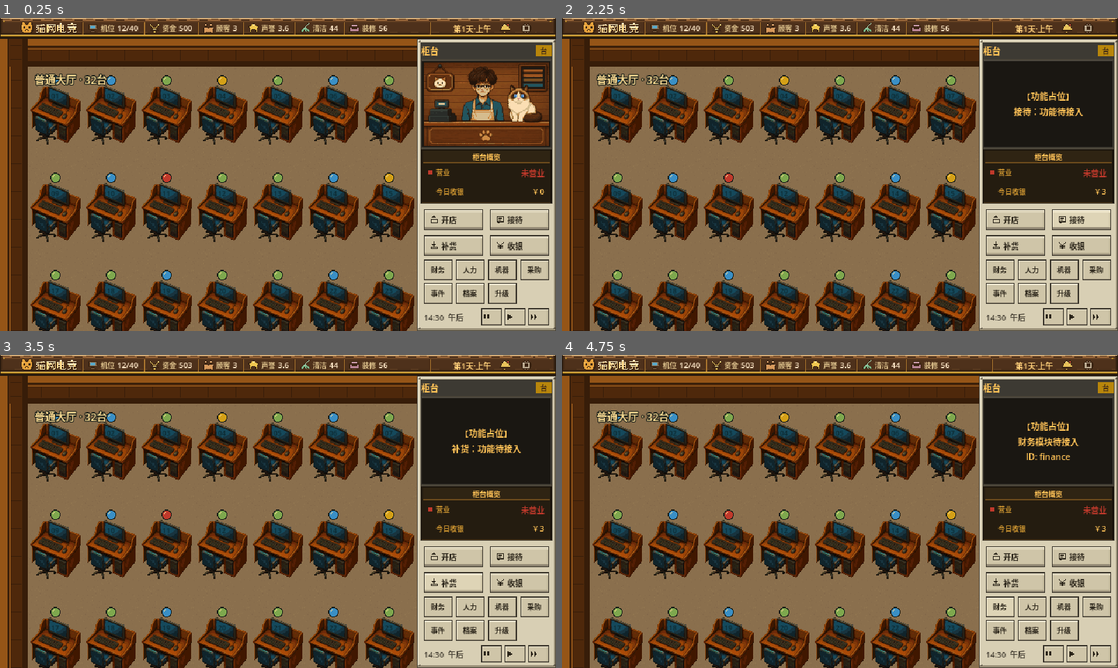
Above: before the commit, frames 1-4 (two rows, left to right).
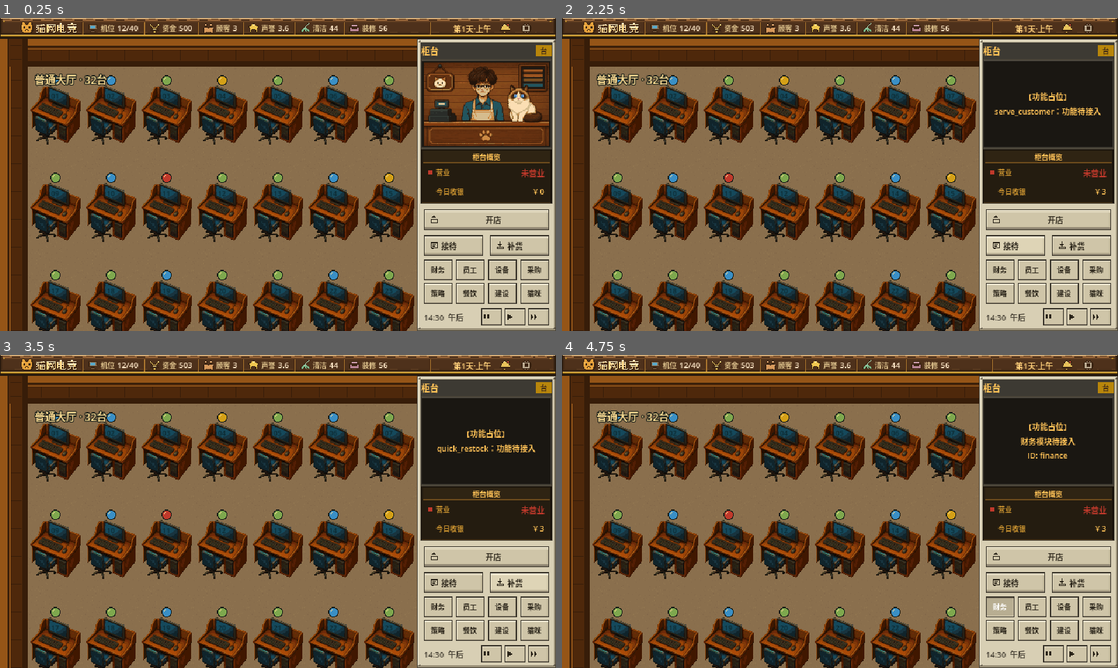
Above: after the commit, the same moments.

Repository: knightmiao/internet-cafe-godot
Game: Godot game, scene res://scenes/main.tscn
Same seed, same stepped clock (60 frames per second), same inputs: the game is played once before the commit and once after it.
Inputs (mouse positions are in pixels of both pictures, inside the frame that each line leads up to):
- Up to frame 1 (0.25 s): no input
- Up to frame 2 (2.25 s): click "开店" at 0.5 s; click "打烊" at 1.25 s; click "接待" at 2 s
- Up to frame 3 (3.5 s): click "补货" at 2.75 s
- Up to frame 4 (4.75 s): click (1079, 583) at 3.5 s, where only the run before the commit has a clickable "收银"; click "财务" at 4.25 s

The runs differ from the first frame. In frame 1, 0.6% of the frame differs, in the area x 77-99%, y 61-92%; in frame 2, 1.1%; in frame 3, 1.1%; in frame 4, 1.4%, in the area x 76-99%, y 21-92%.

Commit message:
拆分右栏展示组件并保留复古布局
OperationPanel 独立负责标题、特写、琥珀概览、上下文动作和模块键渲染，主控制器只绑定业务数据与语义动作。

Co-authored-by: Cursor <cursoragent@cursor.com>

Diff:
--- a/godot/scenes/main.tscn
+++ b/godot/scenes/main.tscn
@@ -1,8 +1,9 @@
-[gd_scene load_steps=4 format=3]
+[gd_scene load_steps=5 format=3]
 
 [ext_resource type="Script" path="res://scripts/main.gd" id="1_main"]
 [ext_resource type="Script" path="res://scripts/topbar.gd" id="4_topbar"]
 [ext_resource type="PackedScene" path="res://scenes/maps/initial_cafe.tscn" id="5_cafe"]
+[ext_resource type="Script" path="res://scripts/ui/operation_panel.gd" id="6_operation"]
 
 [node name="Main" type="Control"]
 layout_mode = 3
@@ -46,3 +47,4 @@
 [node name="OperationPanel" type="PanelContainer" parent="Body"]
 custom_minimum_size = Vector2(160, 336)
 layout_mode = 2
+script = ExtResource("6_operation")
--- a/godot/scripts/main.gd
+++ b/godot/scripts/main.gd
@@ -9,6 +9,7 @@
 const INK := Color("#2a1d12")
 const OPEN_GREEN := Color("#7ea84e")
 const CLOSED_RED := Color("#c0392b")
+const OPERATION_DATA_PATH := "res://data/operation_modules.json"
 
 # 操作区复古电脑皮肤：琥珀单色屏 + 米白塑料键帽
 const AMBER_LABEL := Color("#c8912f")
@@ -51,7 +52,7 @@
 @onready var topbar: PanelContainer = $TopBar
 @onready var stage_container: SubViewportContainer = $Body/Stage
 @onready var stage_controller: StageController = $Body/Stage/SubViewport/InitialCafe
-@onready var operation_panel: PanelContainer = $Body/OperationPanel
+@onready var operation_panel: OperationPanelUI = $Body/OperationPanel
 
 var money: float = 500.0
 var is_open: bool = false
@@ -64,6 +65,9 @@
 var selected_decor_slot := -1
 var selected_decor_cursor := 0
 var selected_decor_options: Array = []
+var operation_data: Dictionary = {}
+var operation_modules: Array = []
+var operation_modules_by_id: Dictionary = {}
 
 var title_label: Label
 var badge_label: Label
@@ -78,12 +82,39 @@
 
 func _ready() -> void:
 	_connect_stage()
-	_build_operation_panel()
+	_load_operation_data()
+	_bind_operation_panel()
 	_show_counter()
 	topbar.set_unread(true)
 	topbar.notify_clicked.connect(func(): _show_placeholder("通知与待办列表待接入"))
 	topbar.settings_clicked.connect(func(): _show_placeholder("设置面板待接入"))
 	_update_topbar()
+
+
+func _load_operation_data() -> void:
+	var file := FileAccess.open(OPERATION_DATA_PATH, FileAccess.READ)
+	assert(file != null, "无法读取操作区目录：%s" % OPERATION_DATA_PATH)
+	var parsed = JSON.parse_string(file.get_as_text())
+	assert(parsed is Dictionary and parsed["modules"].size() == 8)
+	operation_data = parsed
+	operation_modules = operation_data["modules"]
+	for module in operation_modules:
+		operation_modules_by_id[str(module["id"])] = module
+
+
+func _bind_operation_panel() -> void:
+	title_label = operation_panel.title_label
+	badge_label = operation_panel.badge_label
+	portrait_texture = operation_panel.portrait_texture
+	portrait_label = operation_panel.portrait_label
+	overview_title = operation_panel.overview_title
+	stat_keys = operation_panel.stat_keys
+	stat_values = operation_panel.stat_values
+	stat_lamps = operation_panel.stat_lamps
+	action_buttons = operation_panel.action_buttons
+	operation_panel.configure_modules(operation_modules)
+	operation_panel.action_requested.connect(_on_action_requested)
+	operation_panel.module_requested.connect(_open_module)
 
 
 func _connect_stage() -> void:
@@ -348,7 +379,7 @@
 		_action("serve_customer", "接待"),
 		_action("quick_restock", "补货"),
 		_action("checkout", "收银"),
-	])
+	], true)
 
 
 func _show_pc(index: int) -> void:
@@ -567,47 +598,16 @@
 
 
 func _set_overview(title: String, rows: Array) -> void:
-	overview_title.text = title
-	var row_h := 22 if rows.size() <= 2 else 14
-	for i in range(stat_keys.size()):
-		var row_node := stat_keys[i].get_parent()
-		if i < rows.size():
-			var row: Dictionary = rows[i]
-			stat_keys[i].text = str(row["key"])
-			stat_values[i].text = str(row["value"])
-			stat_lamps[i].color = row.get("lamp", Color.TRANSPARENT)
-			if row.has("value_color"):
-				stat_values[i].add_theme_color_override("font_color", row["value_color"])
-			else:
-				stat_values[i].add_theme_color_override("font_color", AMBER_VALUE)
-			row_node.custom_minimum_size.y = row_h
-			row_node.visible = true
-		else:
-			row_node.visible = false
+	operation_panel.set_overview(title, rows)
 
 
 func _action(id: String, label: String, enabled: bool = true, icon: String = "") -> Dictionary:
 	return {"id": id, "label": label, "enabled": enabled, "icon": icon}
 
 
-func _set_actions(actions: Array) -> void:
-	current_action_ids.clear()
-	for i in range(action_buttons.size()):
-		var button := action_buttons[i]
-		if i < actions.size():
-			var action: Dictionary = actions[i]
-			var action_id := str(action["id"])
-			button.text = str(action["label"])
-			button.disabled = not action.get("enabled", true)
-			button.visible = true
-			button.icon = _action_icon(action_id, str(action.get("icon", "")))
-			current_action_ids.append(action_id)
-		else:
-			button.text = ""
-			button.icon = null
-			button.disabled = true
-			button.visible = false
-			current_action_ids.append("")
+func _set_actions(actions: Array, counter_layout := false) -> void:
+	operation_panel.set_actions(actions, counter_layout)
+	action_buttons = operation_panel.action_buttons
 
 
 func _action_icon(action_id: String, override_name: String) -> Texture2D:
@@ -617,10 +617,7 @@
 	return load("res://assets/ui/icons/%s.png" % icon_name)
 
 
-func _on_context_action(index: int) -> void:
-	if index < 0 or index >= current_action_ids.size():
-		return
-	var action_id := current_action_ids[index]
+func _on_action_requested(action_id: String) -> void:
 	match action_id:
 		"toggle_shop":
 			is_open = not is_open
@@ -635,10 +632,18 @@
 			stage_controller.set_decor_preview(false)
 			_show_counter()
 		_:
-			_show_placeholder("%s：功能待接入" % action_buttons[index].text)
-
-
-func _open_module(module_id: String, module_name: String) -> void:
+			_show_placeholder("%s：功能待接入" % action_id)
+
+
+func _on_context_action(index: int) -> void:
+	# 兼容旧场景/测试入口；实际按钮由 OperationPanelUI 直接发送语义 action_id。
+	if index >= 0 and index < action_buttons.size():
+		_on_action_requested(str(action_buttons[index].get_meta("action_id", "")))
+
+
+func _open_module(module_id: String, module_name := "") -> void:
+	if module_name.is_empty() and operation_modules_by_id.has(module_id):
+		module_name = str(operation_modules_by_id[module_id]["label"])
 	if module_id == "upgrade":
 		stage_controller.set_decor_preview(true)
 		_show_placeholder(
--- /dev/null
+++ b/godot/scripts/ui/operation_panel.gd
@@ -0,0 +1,377 @@
+extends PanelContainer
+class_name OperationPanelUI
+
+signal action_requested(action_id: String)
+signal module_requested(module_id: String)
+
+const GOLD := Color("#b8860b")
+const PANEL := Color("#3f2a18")
+const AMBER_LABEL := Color("#c8912f")
+const AMBER_VALUE := Color("#ffc257")
+const AMBER_HEAD := Color("#2f2413")
+const AMBER_LINE := Color("#6b4a1c")
+const CRT_FRAME := Color("#3d3a33")
+const KEY_TEXT := Color("#2a2419")
+const KEY_TEXT_OFF := Color("#5c584f")
+const CASE_INK := Color("#4a4438")
+
+const ACTION_ICONS := {
+	"open_shop": "shop_open", "stop_admission": "shop_close",
+	"close_settlement": "cash", "opening_check": "inventory",
+	"review_report": "details", "focus_reception": "serve",
+	"focus_checkout": "cash", "back_module": "remove",
+	"toggle_shop": "shop_open", "serve_customer": "serve",
+	"quick_restock": "restock", "checkout": "cash",
+	"pc_power": "power", "pc_clean": "clean", "pc_repair": "repair",
+	"pc_details": "details", "customer_respond": "serve",
+	"customer_checkout": "cash", "customer_membership": "member",
+	"customer_remove": "remove", "shelf_restock": "restock",
+	"shelf_inventory": "inventory", "shelf_pricing": "pricing",
+	"shelf_promotion": "promotion", "area_preview": "preview",
+	"area_plan": "plan", "area_requirements": "lock",
+	"decor_prev": "plan", "decor_buy_install": "cash",
+	"decor_next": "details", "decor_exit": "remove",
+}
+
+var title_label: Label
+var badge_label: Label
+var portrait_texture: TextureRect
+var portrait_label: Label
+var overview_title: Label
+var stat_keys: Array[Label] = []
+var stat_values: Array[Label] = []
+var stat_lamps: Array[ColorRect] = []
+var action_buttons: Array[Button] = []
+var module_buttons: Dictionary = {}
+
+var _normal_actions: GridContainer
+var _normal_buttons: Array[Button] = []
+var _counter_actions: VBoxContainer
+var _counter_buttons: Array[Button] = []
+var _module_grid: GridContainer
+
+
+func _ready() -> void:
+	_build()
+
+
+func _build() -> void:
+	add_theme_stylebox_override("panel", _texture_box("panel_case.png", 4))
+	var column := VBoxContainer.new()
+	column.add_theme_constant_override("separation", 0)
+	add_child(column)
+
+	var title_bar := PanelContainer.new()
+	title_bar.custom_minimum_size.y = 20
+	title_bar.add_theme_stylebox_override("panel", _box(CRT_FRAME, CASE_INK, 1))
+	var title_row := HBoxContainer.new()
+	title_row.add_theme_constant_override("separation", 4)
+	title_bar.add_child(title_row)
+	title_label = _label("柜台", 10, AMBER_VALUE)
+	title_label.size_flags_horizontal = Control.SIZE_EXPAND_FILL
+	title_row.add_child(title_label)
+	badge_label = _label("台", 8, PANEL)
+	badge_label.custom_minimum_size.x = 18
+	badge_label.horizontal_alignment = HORIZONTAL_ALIGNMENT_CENTER
+	badge_label.add_theme_stylebox_override("normal", _box(GOLD, Color.TRANSPARENT))
+	title_row.add_child(badge_label)
+	column.add_child(title_bar)
+
+	var portrait := PanelContainer.new()
+	portrait.custom_minimum_size.y = 102
+	portrait.add_theme_stylebox_override("panel", _texture_box("screen_frame.png", 3))
+	var portrait_content := Control.new()
+	portrait_content.mouse_filter = Control.MOUSE_FILTER_IGNORE
+	portrait.add_child(portrait_content)
+	portrait_texture = TextureRect.new()
+	portrait_texture.set_anchors_and_offsets_preset(Control.PRESET_FULL_RECT)
+	portrait_texture.expand_mode = TextureRect.EXPAND_IGNORE_SIZE
+	portrait_texture.stretch_mode = TextureRect.STRETCH_KEEP_ASPECT_CENTERED
+	portrait_texture.texture_filter = CanvasItem.TEXTURE_FILTER_NEAREST
+	portrait_texture.mouse_filter = Control.MOUSE_FILTER_IGNORE
+	portrait_content.add_child(portrait_texture)
+	portrait_label = _label("", 9, AMBER_VALUE)
+	portrait_label.set_anchors_and_offsets_preset(Control.PRESET_FULL_RECT)
+	portrait_label.horizontal_alignment = HORIZONTAL_ALIGNMENT_CENTER
+	portrait_label.vertical_alignment = VERTICAL_ALIGNMENT_CENTER
+	portrait_label.autowrap_mode = TextServer.AUTOWRAP_WORD_SMART
+	portrait_label.mouse_filter = Control.MOUSE_FILTER_IGNORE
+	portrait_content.add_child(portrait_label)
+	column.add_child(portrait)
+
+	var overview := PanelContainer.new()
+	overview.custom_minimum_size.y = 64
+	overview.add_theme_stylebox_override("panel", _texture_box("amber_frame.png", 3))
+	var overview_col := VBoxContainer.new()
+	overview_col.add_theme_constant_override("separation", 0)
+	overview.add_child(overview_col)
+	var overview_head := PanelContainer.new()
+	overview_head.custom_minimum_size.y = 14
+	overview_head.add_theme_stylebox_override("panel", _box(AMBER_HEAD, AMBER_LINE, 0, 0, 1))
+	overview_title = _label("经营概览", 8, AMBER_VALUE)
+	overview_title.horizontal_alignment = HORIZONTAL_ALIGNMENT_CENTER
+	overview_title.vertical_alignment = VERTICAL_ALIGNMENT_CENTER
+	overview_head.add_child(overview_title)
+	overview_col.add_child(overview_head)
+	var rows := VBoxContainer.new()
+	rows.size_flags_vertical = Control.SIZE_EXPAND_FILL
+	rows.add_theme_constant_override("separation", 0)
+	rows.alignment = BoxContainer.ALIGNMENT_CENTER
+	for _i in range(3):
+		var row := HBoxContainer.new()
+		row.custom_minimum_size.y = 14
+		row.add_theme_constant_override("separation", 4)
+		var lamp := ColorRect.new()
+		lamp.custom_minimum_size = Vector2(5, 5)
+		lamp.size_flags_vertical = Control.SIZE_SHRINK_CENTER
+		lamp.color = Color.TRANSPARENT
+		stat_lamps.append(lamp)
+		row.add_child(lamp)
+		var key := _label("", 8, AMBER_LABEL)
+		key.size_flags_horizontal = Control.SIZE_EXPAND_FILL
+		stat_keys.append(key)
+		row.add_child(key)
+		var value := _label("", 9, AMBER_VALUE)
+		value.horizontal_alignment = HORIZONTAL_ALIGNMENT_RIGHT
+		stat_values.append(value)
+		row.add_child(value)
+		rows.add_child(row)
+	var rows_wrap := MarginContainer.new()
+	rows_wrap.size_flags_vertical = Control.SIZE_EXPAND_FILL
+	rows_wrap.add_theme_constant_override("margin_left", 6)
+	rows_wrap.add_theme_constant_override("margin_right", 6)
+	rows_wrap.add_child(rows)
+	overview_col.add_child(rows_wrap)
+	column.add_child(overview)
+
+	var actions_wrap := MarginContainer.new()
+	actions_wrap.custom_minimum_size.y = 64
+	for pair in [["margin_top", 6], ["margin_bottom", 4], ["margin_left", 4], ["margin_right", 4]]:
+		actions_wrap.add_theme_constant_override(pair[0], pair[1])
+	var action_stack := Control.new()
+	actions_wrap.add_child(action_stack)
+	_normal_actions = GridContainer.new()
+	_normal_actions.set_anchors_and_offsets_preset(Control.PRESET_FULL_RECT)
+	_normal_actions.columns = 2
+	_normal_actions.add_theme_constant_override("h_separation", 8)
+	_normal_actions.add_theme_constant_override("v_separation", 6)
+	for _i in range(4):
+		_normal_buttons.append(_make_action_button(Vector2(68, 24), _normal_actions))
+	action_stack.add_child(_normal_actions)
+	_counter_actions = VBoxContainer.new()
+	_counter_actions.set_anchors_and_offsets_preset(Control.PRESET_FULL_RECT)
+	_counter_actions.add_theme_constant_override("separation", 6)
+	var primary := _make_action_button(Vector2(144, 24), _counter_actions)
+	primary.alignment = HORIZONTAL_ALIGNMENT_CENTER
+	var secondary := HBoxContainer.new()
+	secondary.add_theme_constant_override("separation", 8)
+	_counter_actions.add_child(secondary)
+	_counter_buttons.append(primary)
+	_counter_buttons.append(_make_action_button(Vector2(68, 24), secondary))
+	_counter_buttons.append(_make_action_button(Vector2(68, 24), secondary))
+	action_stack.add_child(_counter_actions)
+	column.add_child(actions_wrap)
+
+	var modules_wrap := MarginContainer.new()
+	modules_wrap.custom_minimum_size.y = 78
+	modules_wrap.add_theme_constant_override("margin_left", 4)
+	modules_wrap.add_theme_constant_override("margin_right", 4)
+	var modules := VBoxContainer.new()
+	modules.add_theme_constant_override("separation", 4)
+	_module_grid = GridContainer.new()
+	_module_grid.columns = 4
+	_module_grid.add_theme_constant_override("h_separation", 4)
+	_module_grid.add_theme_constant_override("v_separation", 3)
+	modules.add_child(_module_grid)
+	var time_row := HBoxContainer.new()
+	time_row.custom_minimum_size.y = 22
+	time_row.add_theme_constant_override("separation", 3)
+	var clock := _label("14:30  午后", 9, CASE_INK)
+	clock.size_flags_horizontal = Control.SIZE_EXPAND_FILL
+	clock.vertical_alignment = VERTICAL_ALIGNMENT_CENTER
+	time_row.add_child(clock)
+	for data in [
+		{"icon": "tp_pause", "tip": "暂停"},
+		{"icon": "tp_play", "tip": "正常速度"},
+		{"icon": "tp_fast", "tip": "快进"},
+	]:
+		var control := Button.new()
+		control.icon = load("res://assets/ui/icons/%s.png" % data["icon"])
+		control.tooltip_text = str(data["tip"])
+		control.custom_minimum_size = Vector2(24, 20)
+		control.size_flags_vertical = Control.SIZE_SHRINK_CENTER
+		_apply_keycap_style(control, "modkey", 2)
+		time_row.add_child(control)
+	modules.add_child(time_row)
+	modules_wrap.add_child(modules)
+	column.add_child(modules_wrap)
+	set_counter_layout(false)
+	action_buttons = _normal_buttons
+
+
+func _make_action_button(minimum: Vector2, parent: Container) -> Button:
+	var button := Button.new()
+	button.custom_minimum_size = minimum
+	button.size_flags_vertical = Control.SIZE_SHRINK_CENTER
+	button.add_theme_font_size_override("font_size", 9)
+	button.add_theme_constant_override("h_separation", 3)
+	button.alignment = HORIZONTAL_ALIGNMENT_LEFT
+	_apply_keycap_style(button, "key", 4, 7)
+	button.pressed.connect(_on_action_pressed.bind(button))
+	parent.add_child(button)
+	return button
+
+
+func configure_modules(modules: Array) -> void:
+	for child in _module_grid.get_children():
+		child.free()
+	module_buttons.clear()
+	for module in modules:
+		var button := Button.new()
+		var module_id := str(module["id"])
+		button.text = str(module["label"])
+		var icon_path := "res://assets/ui/icons/%s.png" % module["icon"]
+		button.icon = load(icon_path) if ResourceLoader.exists(icon_path) else null
+		button.custom_minimum_size = Vector2(33, 24)
+		button.size_flags_vertical = Control.SIZE_SHRINK_CENTER
+		button.add_theme_font_size_override("font_size", 8)
+		button.add_theme_constant_override("h_separation", 1)
+		button.tooltip_text = str(module["summary"])
+		button.toggle_mode = true
+		_apply_keycap_style(button, "modkey", 2)
+		button.pressed.connect(_on_module_pressed.bind(module_id))
+		_module_grid.add_child(button)
+		module_buttons[module_id] = button
+
+
+func set_active_module(module_id: String) -> void:
+	for id in module_buttons:
+		(module_buttons[id] as Button).set_pressed_no_signal(str(id) == module_id)
+
+
+func set_title(text: String, badge: String) -> void:
+	title_label.text = text
+	badge_label.text = badge
+
+
+func show_portrait(path: String) -> void:
+	portrait_texture.texture = load(path) if not path.is_empty() else null
+	portrait_texture.visible = not path.is_empty()
+	portrait_label.visible = path.is_empty()
+
+
+func show_portrait_text(text: String) -> void:
+	portrait_texture.visible = false
+	portrait_label.visible = true
+	portrait_label.text = text
+
+
+func set_overview(title: String, rows: Array) -> void:
+	overview_title.text = title
+	var row_h := 22 if rows.size() <= 2 else 14
+	for i in range(stat_keys.size()):
+		var row_node := stat_keys[i].get_parent()
+		if i < rows.size():
+			var row: Dictionary = rows[i]
+			stat_keys[i].text = str(row["key"])
+			stat_values[i].text = str(row["value"])
+			stat_lamps[i].color = row.get("lamp", Color.TRANSPARENT)
+			stat_values[i].add_theme_color_override(
+				"font_color", row.get("value_color", AMBER_VALUE)
+			)
+			row_node.custom_minimum_size.y = row_h
+			row_node.visible = true
+		else:
+			row_node.visible = false
+
+
+func set_actions(actions: Array, counter_layout := false) -> void:
+	set_counter_layout(counter_layout)
+	action_buttons = _counter_buttons if counter_layout else _normal_buttons
+	for i in range(action_buttons.size()):
+		var button := action_buttons[i]
+		if i < actions.size():
+			var action: Dictionary = actions[i]
+			var action_id := str(action["id"])
+			button.text = str(action["label"])
+			button.disabled = not action.get("enabled", true)
+			button.visible = true
+			button.set_meta("action_id", action_id)
+			button.icon = _action_icon(action_id, str(action.get("icon", "")))
+		else:
+			button.text = ""
+			button.icon = null
+			button.disabled = true
+			button.visible = false
+			button.set_meta("action_id", "")
+
+
+func set_counter_layout(enabled: bool) -> void:
+	_counter_actions.visible = enabled
+	_normal_actions.visible = not enabled
+
+
+func _on_action_pressed(button: Button) -> void:
+	var action_id := str(button.get_meta("action_id", ""))
+	if not action_id.is_empty():
+		action_requested.emit(action_id)
+
+
+func _on_module_pressed(module_id: String) -> void:
+	module_requested.emit(module_id)
+
+
+func _action_icon(action_id: String, override_name: String) -> Texture2D:
+	var icon_name := override_name if not override_name.is_empty() else str(ACTION_ICONS.get(action_id, "details"))
+	return load("res://assets/ui/icons/%s.png" % icon_name)
+
+
+func _label(text: String, size: int, color: Color) -> Label:
+	var label := Label.new()
+	label.text = text
+	label.add_theme_font_size_override("font_size", size)
+	label.add_theme_color_override("font_color", color)
+	return label
+
+
+func _texture_box(file: String, margin: int, pad_left: int = -1) -> StyleBoxTexture:
+	var style := StyleBoxTexture.new()
+	style.texture = load("res://assets/ui/panel/" + file)
+	for side in [SIDE_LEFT, SIDE_TOP, SIDE_RIGHT, SIDE_BOTTOM]:
+		style.set_texture_margin(side, margin)
+	if pad_left >= 0:
+		style.set_content_margin(SIDE_LEFT, pad_left)
+	return style
+
+
+func _apply_keycap_style(button: Button, prefix: String, margin: int, pad_left: int = -1) -> void:
+	for name in ["font_color", "font_hover_color", "font_pressed_color"]:
+		button.add_theme_color_override(name, KEY_TEXT)
+	button.add_theme_color_override("font_disabled_color", KEY_TEXT_OFF)
+	for name in ["icon_normal_color", "icon_hover_color", "icon_pressed_color"]:
+		button.add_theme_color_override(name, KEY_TEXT)
+	button.add_theme_color_override("icon_disabled_color", KEY_TEXT_OFF)
+	for state in ["normal", "hover", "pressed"]:
+		button.add_theme_stylebox_override(
+			state, _texture_box("%s_%s.png" % [prefix, state], margin, pad_left)
+		)
+	var disabled_file := "%s_disabled.png" % prefix
+	if not ResourceLoader.exists("res://assets/ui/panel/" + disabled_file):
+		disabled_file = "%s_pressed.png" % prefix
+	button.add_theme_stylebox_override(
+		"disabled", _texture_box(disabled_file, margin, pad_left)
+	)
+	button.add_theme_stylebox_override("focus", StyleBoxEmpty.new())
+
+
+func _box(fill: Color, border: Color, border_width: int = 0,
+		left: int = 0, bottom: int = 0) -> StyleBoxFlat:
+	var style := StyleBoxFlat.new()
+	style.bg_color = fill
+	style.border_color = border
+	style.set_border_width_all(border_width)
+	if left > 0:
+		style.border_width_left = left
+	if bottom > 0:
+		style.border_width_bottom = bottom
+	return style
